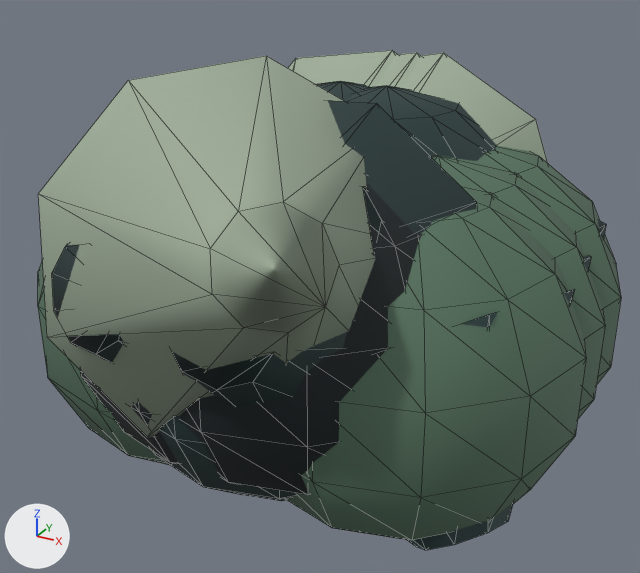
Renders of the glTF model public/models/beetleEliteUnique.glb from each side of a commit.
The view is the same before and after, from a 50 mm lens placed at (2.33, -4.33, 2.13), pointed at (0.1, -0.27, 0.1). Lighting does not change. The marker at lower left points along +X, +Y and +Z. The older version comes first. Mesh edges are drawn as thin lines. Vertices at exactly the same position are counted once.

The older version as bpy lines, for what is in view:
```python
me_complete_articulated_insect_anatomy = bpy.data.meshes.new('Complete articulated insect anatomy')
me_complete_articulated_insect_anatomy.from_pydata(...)  # 1340 vertices, 2544 faces; spans x -1.62..1.63, y -1.8..1.43, z -1.13..1.42
# faces by material slot: [1120, 1008, 128, 288]
me_complete_articulated_insect_anatomy.materials.append(mat_mat0)  # dark cyan #243b3b
me_complete_articulated_insect_anatomy.materials.append(mat_mat1)  # greyish green #55725e
me_complete_articulated_insect_anatomy.materials.append(mat_mat2)  # grey #a7b7a1
me_complete_articulated_insect_anatomy.materials.append(mat_mat3)  # black #131e21
ob_optimized_insect = bpy.data.objects.new('Optimized insect', me_complete_articulated_insect_anatomy)
ob_optimized_insect.location = (0.0, 0.0, 0.0)
```
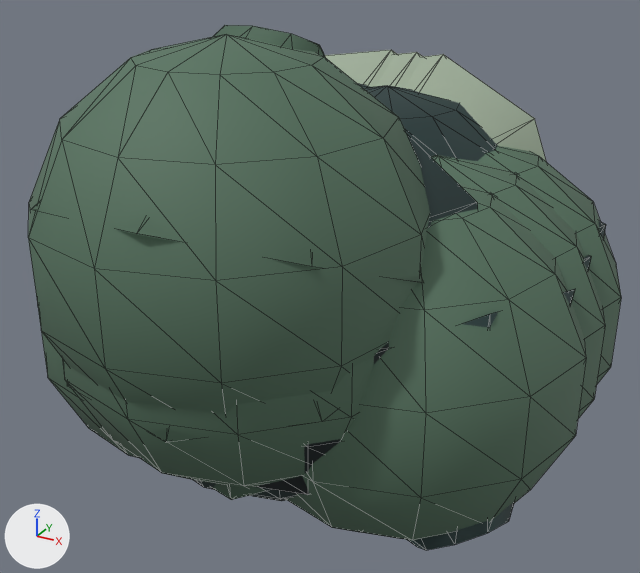
The newer file is also turned or shifted as a whole; pictures and numbers use the older file's frame.

What differs and where, as boxes [x1, y1, x2, y2] in the pictures (640 x 573 px; the box of a moved part takes in the faces that stretch with it):
'Optimized insect', reshaped: before [38, 50, 621, 550]; after [28, 25, 621, 550]
part 1 of me_complete_articulated_insect_anatomy, moved or reshaped (not visible before): after [213, 484, 266, 500]
part 2 of me_complete_articulated_insect_anatomy, moved or reshaped (mostly hidden afterwards): before [38, 56, 376, 437]; after [67, 383, 335, 443]
part 3 of me_complete_articulated_insect_anatomy, added: after [62, 356, 374, 488]
part 4 of me_complete_articulated_insect_anatomy, added: after [31, 25, 424, 283]
part 5 of me_complete_articulated_insect_anatomy, added: after [28, 34, 430, 415]

What the commit changed:
me_complete_articulated_insect_anatomy is used by ob_optimized_insect; location (0.0, 0.0, 0.0).
me_complete_articulated_insect_anatomy had 1340 vertices, 2544 faces and spanned x -1.62..1.63, y -1.8..1.43, z -1.13..1.42.
me_complete_articulated_insect_anatomy now has 1506 vertices, 2864 faces and spans x -1.62..1.63, y -1.93..1.43, z -1.13..1.6.
me_complete_articulated_insect_anatomy part 1: the loose piece of 18 vertices spanning x -0.94..1.0, y -1.44..0.13, z -0.59..1.0 is turned -3.1 degrees about the x axis through its middle, then moved by (0.0, -0.11, -0.08), in mat_mat1 (greyish green #55725e).
me_complete_articulated_insect_anatomy part 2: the loose piece of 18 vertices spanning x -0.77..0.83, y -1.8..-0.24, z -0.44..1.42 is multiplied about its middle by the matrix ((0.692, 0.339, -0.638), (0.12, 0.817, 0.564), (0.712, -0.467, 0.524)), then moved by (-0.04, 0.08, -0.14), in mat_mat1 (greyish green #55725e).
me_complete_articulated_insect_anatomy part 3: a new loose piece, a UV sphere (12 segments, 7 rings, poles along z) spanning x -0.97..0.98, y -1.83..0.12, z -0.72..1.28, in mat_mat1 (greyish green #55725e).
me_complete_articulated_insect_anatomy part 4: the loose piece of 18 vertices spanning x -0.94..1.0, y -1.44..0.13, z -0.59..1.0 is copied, and the copy is turned -70.7 degrees about the x axis through its middle, then moved by (0.0, -0.28, 0.51), in mat_mat1 (greyish green #55725e); it spans x -0.94..1.0, y -1.87..-0.05, z 0.2..1.6.
me_complete_articulated_insect_anatomy part 5: a new loose piece, a UV sphere (12 segments, 7 rings, poles along z) spanning x -0.97..0.98, y -1.93..0.02, z -0.42..1.58, in mat_mat1 (greyish green #55725e).
Other edits to the shape of me_complete_articulated_insect_anatomy do not show in these pictures.
